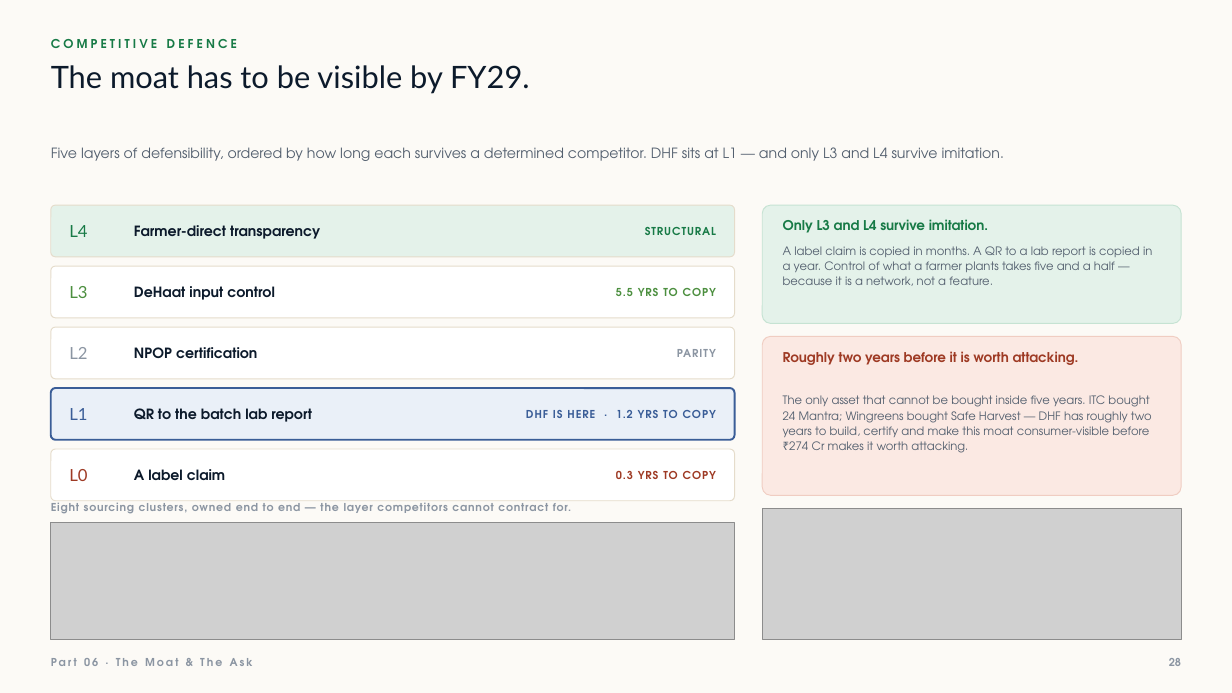
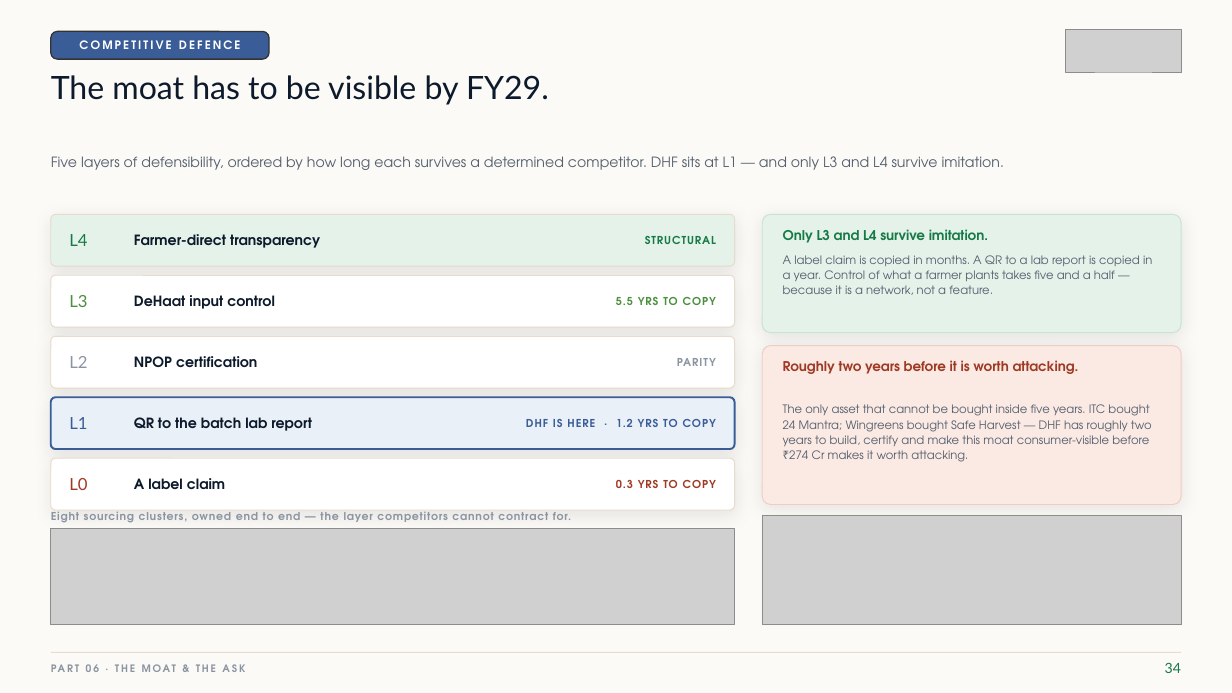
Before and after one commit to tirtham-spec/hopper-tessarakt, a slide deck: slide 35 of DHF-Honest-Farms-Deck.pptx (slide 29 before the commit). Drawn at 1232x693 pixels with LibreOffice and Linux fonts; fonts in the diff are those of the drawing; grey boxes stand for pictures. Boxes give left, top, right and bottom in pixels: in the first picture for what was removed or moved away, otherwise in the second. Text is boxed around its words. In the diff, an @@ line names an element or a change of style, - is before the commit and + after.

```diff
--- a/DHF-Honest-Farms-Deck.pptx
+++ b/DHF-Honest-Farms-Deck.pptx
@@ text "COMPETITIVE DEFENCE" at (x1=79, y1=40, x2=240, y2=49): size 9.5 to 9 pt, text colour #177A46 to #FFFFFF, letter spacing 2.4 to 1.6 pt; alignment left to centre @@
@@ rounded rectangle added at (x1=51, y1=31, x2=269, y2=59), fill #3A5D97, outline #333333 1 pt @@
@@ picture added at (x1=1066, y1=30, x2=1181, y2=72) @@
@@ text "The moat has to be ..." moved from (x1=51, y1=65, x2=530, y2=94) to (x1=51, y1=75, x2=549, y2=105) @@
@@ text "The moat has to be ..." at (x1=51, y1=75, x2=549, y2=105): size 24 to 25 pt @@
@@ 21 texts, 7 rounded rectangles moved together from (x1=51, y1=147, x2=1181, y2=514) to (x1=51, y1=156, x2=1181, y2=522) @@
@@ shadow on in 7 elements at (x1=51, y1=397, x2=735, y2=449), (x1=51, y1=458, x2=735, y2=510), (x1=51, y1=214, x2=735, y2=266), (x1=51, y1=275, x2=735, y2=327), (x1=51, y1=336, x2=735, y2=388), (x1=762, y1=214, x2=1181, y2=333), (x1=762, y1=346, x2=1181, y2=505) @@
@@ picture resized from (x1=51, y1=523, x2=735, y2=640) to (x1=51, y1=529, x2=735, y2=625) @@
@@ picture resized from (x1=762, y1=508, x2=1181, y2=640) to (x1=762, y1=516, x2=1181, y2=625) @@
@@ text at (x1=51, y1=658, x2=253, y2=666): text changed; size 8.5 to 8 pt @@
-Part 06 · The Moat & The Ask
+PART 06 · THE MOAT & THE ASK
@@ line added from (51, 653) to (1181, 653), #E5DCCB 0.75 pt @@
@@ text removed at (x1=1169, y1=658, x2=1181, y2=666) @@
-28
@@ text added at (x1=1165, y1=663, x2=1181, y2=673), 11 pt, text #177A46 @@
+34
```
Also in this commit, not shown: 29 other slides changed, 6 slides added, 14 other files.
